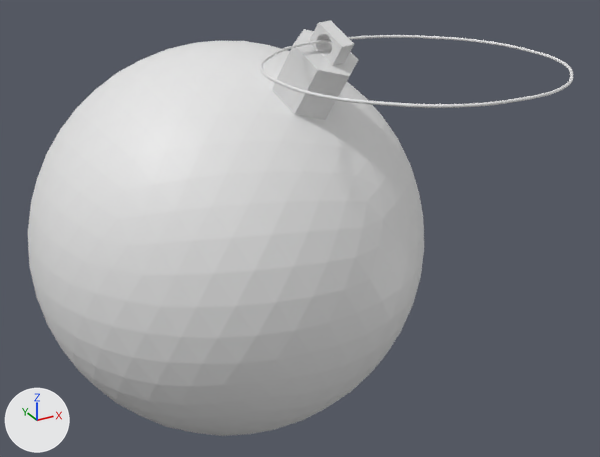
A saved change to the Blender file res/bld/Blender.blend.
The view is the same before and after, from a camera (50 mm lens) standing at (-1.58, -3.63, 1.78) and looking at (0.18, -0.43, 0.18). Lighting does not change. The marker at lower left points along +X, +Y and +Z.

Before the edit, the objects in view are built like this:
```python
ob_beziercircle = bpy.data.objects.new('BezierCircle', cu_beziercircle)
ob_beziercircle.location = (0.249, -1.168, 1.1)
ob_beziercircle.scale = (0.555, 0.555, 0.555)
ob_cube = bpy.data.objects.new('Cube', me_cube_001)
ob_cube.location = (0.201, -0.619, 1.053)
ob_cube.rotation_euler = (-0.000221, -6.837, 1.885)  # degrees (0, 328, 108)
ob_cube.scale = (0.775, 0.385, 1.0)
ob_icosphere = bpy.data.objects.new('Icosphere', me_icosphere)
ob_icosphere.location = (0.0, 0.0, 0.0)
```
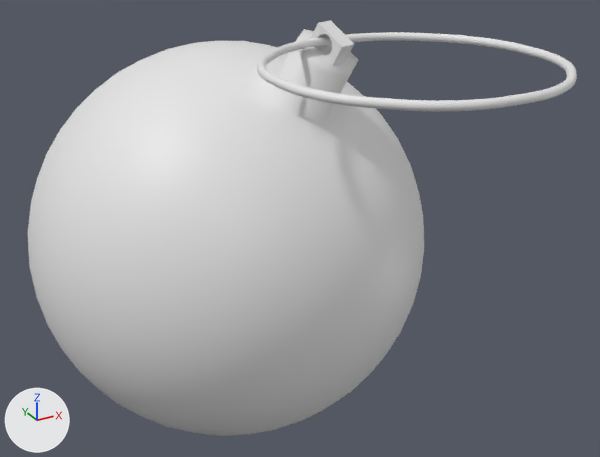
Changed parts and their boxes (x1, y1, x2, y2) in the pictures (600 x 457 px):
'BezierCircle', reshaped (9% taller): before (260, 35, 573, 108); after (257, 32, 577, 112)
part 1 of me_icosphere, shading changed: (28, 29, 424, 436) in both

Patch to the scene script:
```diff
--- a/res/bld/Blender.blend.py
+++ b/res/bld/Blender.blend.py
@@ me_icosphere @@
 me_icosphere.from_pydata(...)  # 654 vertices, 1292 faces; spans x -1.0..1.0, y -1.0..1.0, z -1.0..1.13
 # used by ob_icosphere; location = (0.0, 0.0, 0.0)
+# me_icosphere part 1: all faces are now shaded smooth (1292 of 1292 changed)
@@ cu_beziercircle_001 @@
 _sp = cu_beziercircle_001.splines.new('BEZIER'); _sp.bezier_points.add(3)
-_sp.bezier_points.foreach_set('co', [-1.0, 0.0, 0.0, 0.0, 1.0, 0.0, 1.0, 0.0, 0.0, 0.0, -1.0, 0.0])
-_sp.bezier_points.foreach_set('handle_left', [-1.0, -0.552, 0.0, -0.552, 1.0, 0.0, 1.0, 0.552, 0.0, 0.552, -1.0, 0.0])
-_sp.bezier_points.foreach_set('handle_right', [-1.0, 0.552, 0.0, 0.552, 1.0, 0.0, 1.0, -0.552, 0.0, -0.552, -1.0, 0.0])
+_sp.bezier_points.foreach_set('co', [-3.016, 0.0000831, 0.0, 0.0, 3.017, 0.0, 3.016, 0.0000831, 0.0, 0.0, -3.016, 0.0])
+_sp.bezier_points.foreach_set('handle_left', [-3.016, -1.665, 0.0, -1.665, 3.017, 0.0, 3.016, 1.666, 0.0, 1.665, -3.016, 0.0])
+_sp.bezier_points.foreach_set('handle_right', [-3.016, 1.666, 0.0, 1.665, 3.017, 0.0, 3.016, -1.665, 0.0, -1.665, -3.016, 0.0])
 for _p, _l, _r in zip(_sp.bezier_points, ['AUTO', 'AUTO', 'AUTO', 'AUTO'], ['AUTO', 'AUTO', 'AUTO', 'AUTO']): _p.handle_left_type = _l; _p.handle_right_type = _r
```
